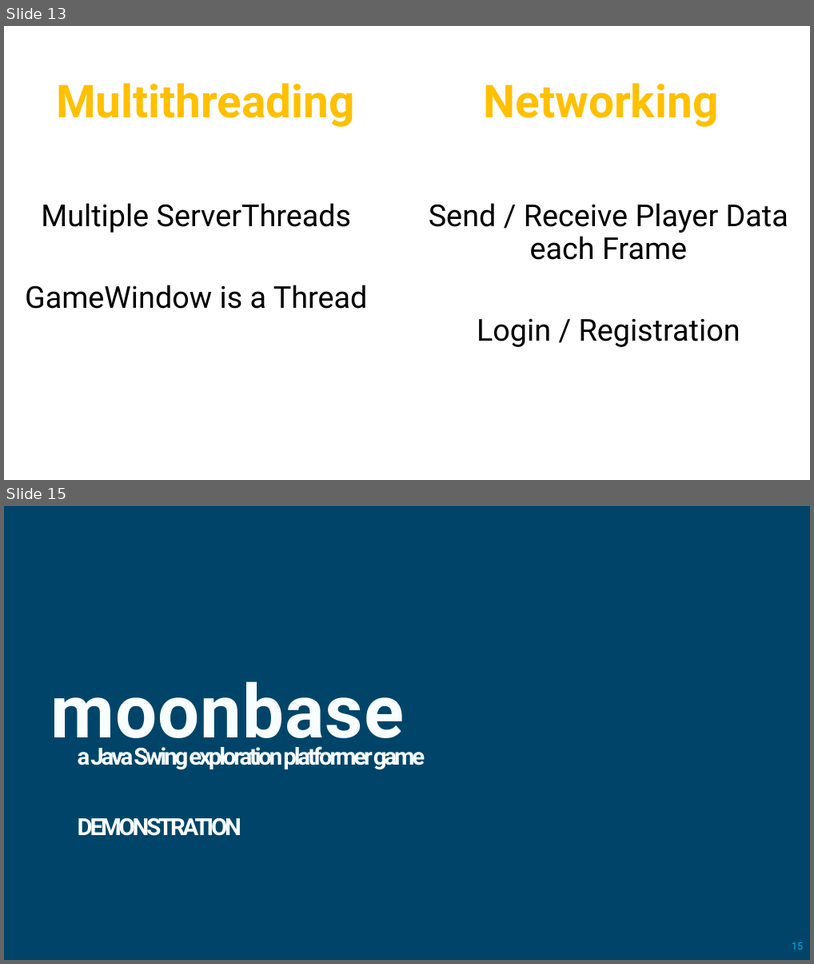
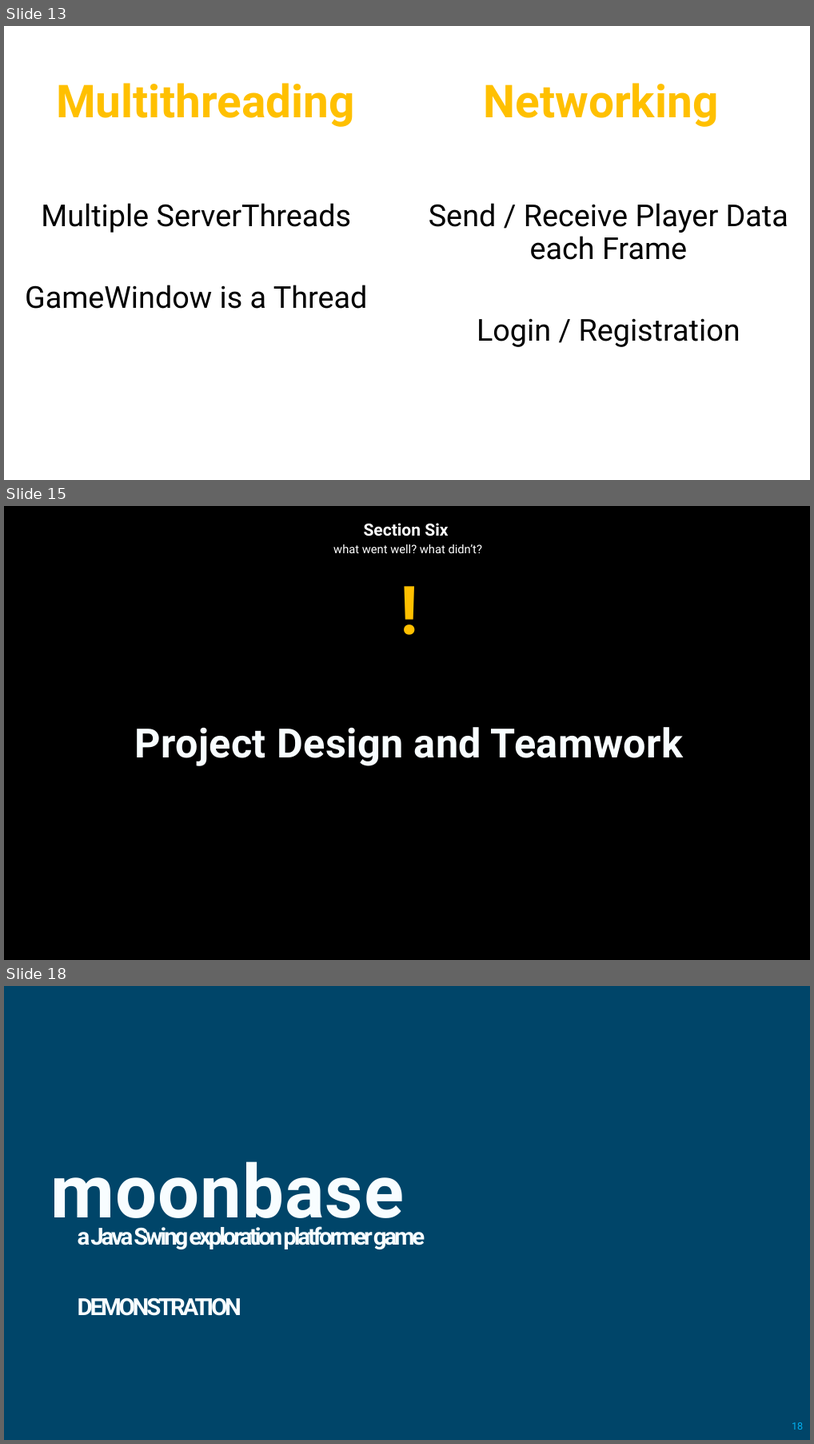
Before and after one commit to junyenle/Moonbase, a slide deck: moonbase_presentation.pptx. Shown one above the other, each under a label of ours: slides 13 and 15 before the commit, slides 13, 15 and 18 after it; the slides between them are not shown. The pictures are 814x964 and 814x1444 pixels, drawn with LibreOffice and Linux fonts; fonts in the diff are those of the drawing; background and template pictures are left out. Boxes give left, top, right and bottom in pixels: in the first picture for what was removed or moved away, otherwise in the second. Text is boxed around its words. In the diff, an @@ line names an element or a change of style, - is before the commit and + after.

```diff
--- a/moonbase_presentation.pptx
+++ b/moonbase_presentation.pptx
@@ slide 15 added at (x1=4, y1=506, x2=810, y2=960), background #000000 @@
@@ text added at (x1=334, y1=523, x2=482, y2=553), 14 pt, text #FFFFFF @@
+Section Six
+  what went well? what didn’t?
@@ text added at (x1=383, y1=572, x2=436, y2=652), 80 pt, text #FFC000, bold @@
+!
@@ title added at (x1=135, y1=727, x2=683, y2=766), 48 pt, text gradient #F8FDFF to #FFFFFF, bold @@
+Project Design and Teamwork
@@ what was slide 15 is now slide 18 @@
@@ page number at (x1=792, y1=1422, x2=803, y2=1429): text changed @@
-15
+18
```
Also in this commit, not shown: 1 slide changed, 2 other slides added.
